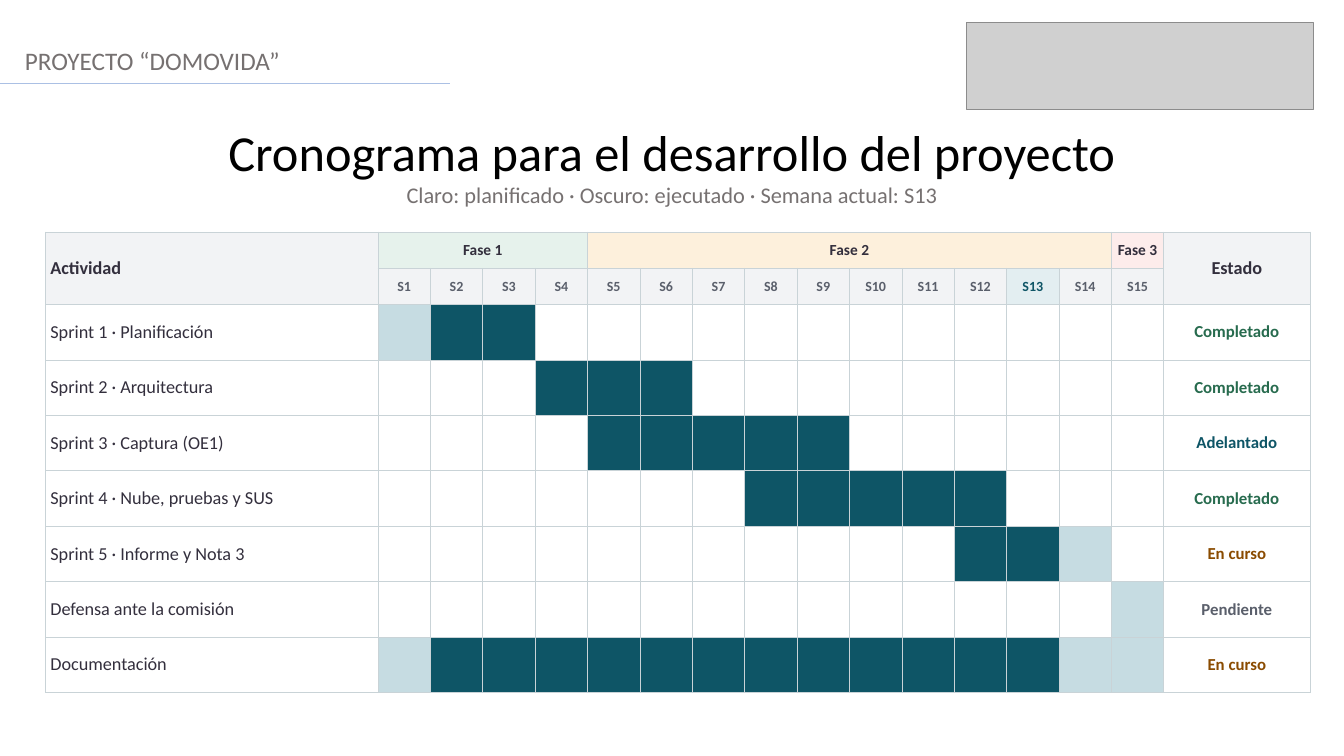
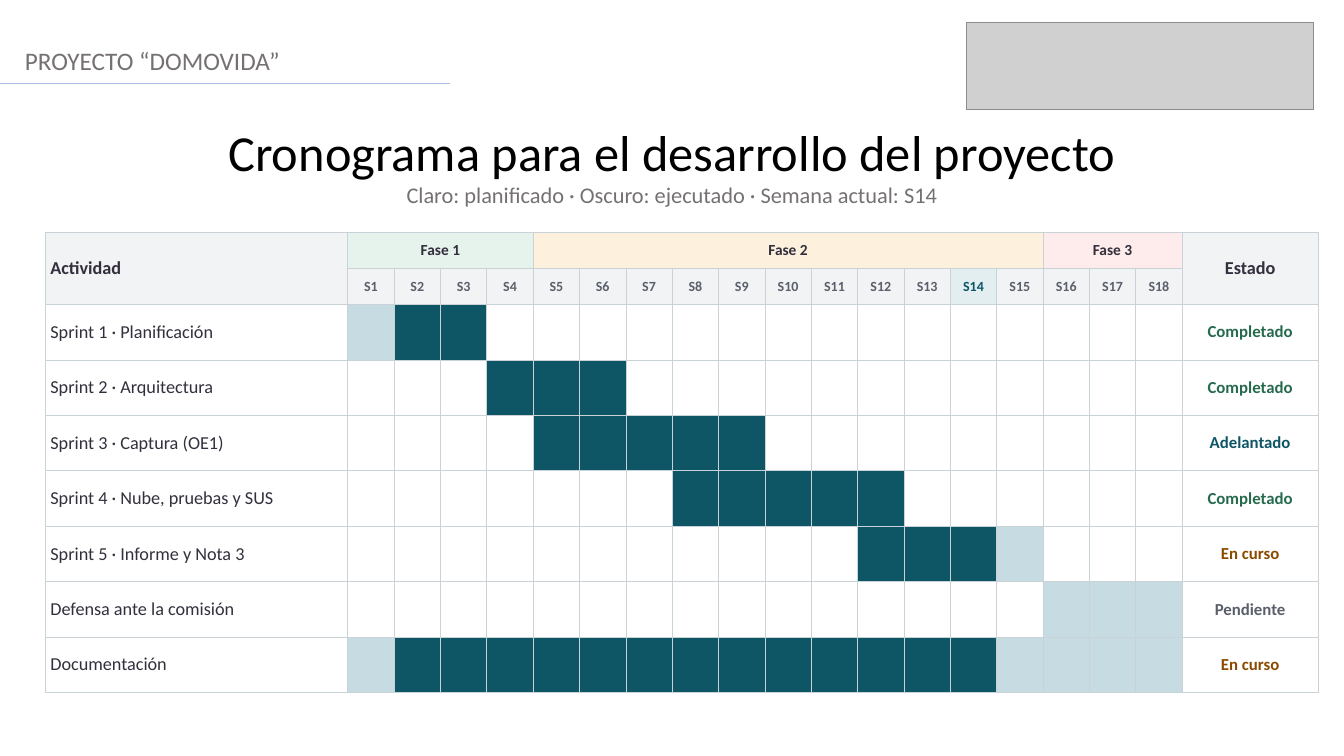
Before and after one commit to AndresVergara74/domovida-backend, a slide deck: slide 10 of docs/fase2/evidencias_proyecto/presentacion/VERGARA_ANDRES_Presentacion_Proyecto_APT_DomoVida.pptx. Drawn at 1344x756 pixels with LibreOffice and Linux fonts; fonts in the diff are those of the drawing; grey boxes stand for pictures. Boxes give left, top, right and bottom in pixels: in the first picture for what was removed or moved away, otherwise in the second. Text is boxed around its words. In the diff, an @@ line names an element or a change of style, - is before the commit and + after.

Commit message:
docs: objetivo con simulador IoT y Fase 3 en semanas 16 a 18 (ensayo 11/11)

```diff
--- a/docs/fase2/evidencias_proyecto/presentacion/VERGARA_ANDRES_Presentacion_Proyecto_APT_DomoVida.pptx
+++ b/docs/fase2/evidencias_proyecto/presentacion/VERGARA_ANDRES_Presentacion_Proyecto_APT_DomoVida.pptx
@@ text at <box>407,187,937,207</box>: text changed @@
-Claro: planificado · Oscuro: ejecutado · Semana actual: S13
+Claro: planificado · Oscuro: ejecutado · Semana actual: S14
@@ table at <box>45,232,1319,693</box> @@
-column 16: Fase 3 | S15 |  |  |  |  |  |  | 
+column 16:  | S15 |  |  |  |  |  |  | 
+column 17: Fase 3 | S16 |  |  |  |  |  |  | 
+column 18:  | S17 |  |  |  |  |  |  | 
+column 19:  | S18 |  |  |  |  |  |  | 
@@ table: place and size @@
-table at <box>45,232,1311,693</box>
+table at <box>45,232,1319,693</box>
```
Also in this commit, not shown: 5 other slides changed, 5 other files.
